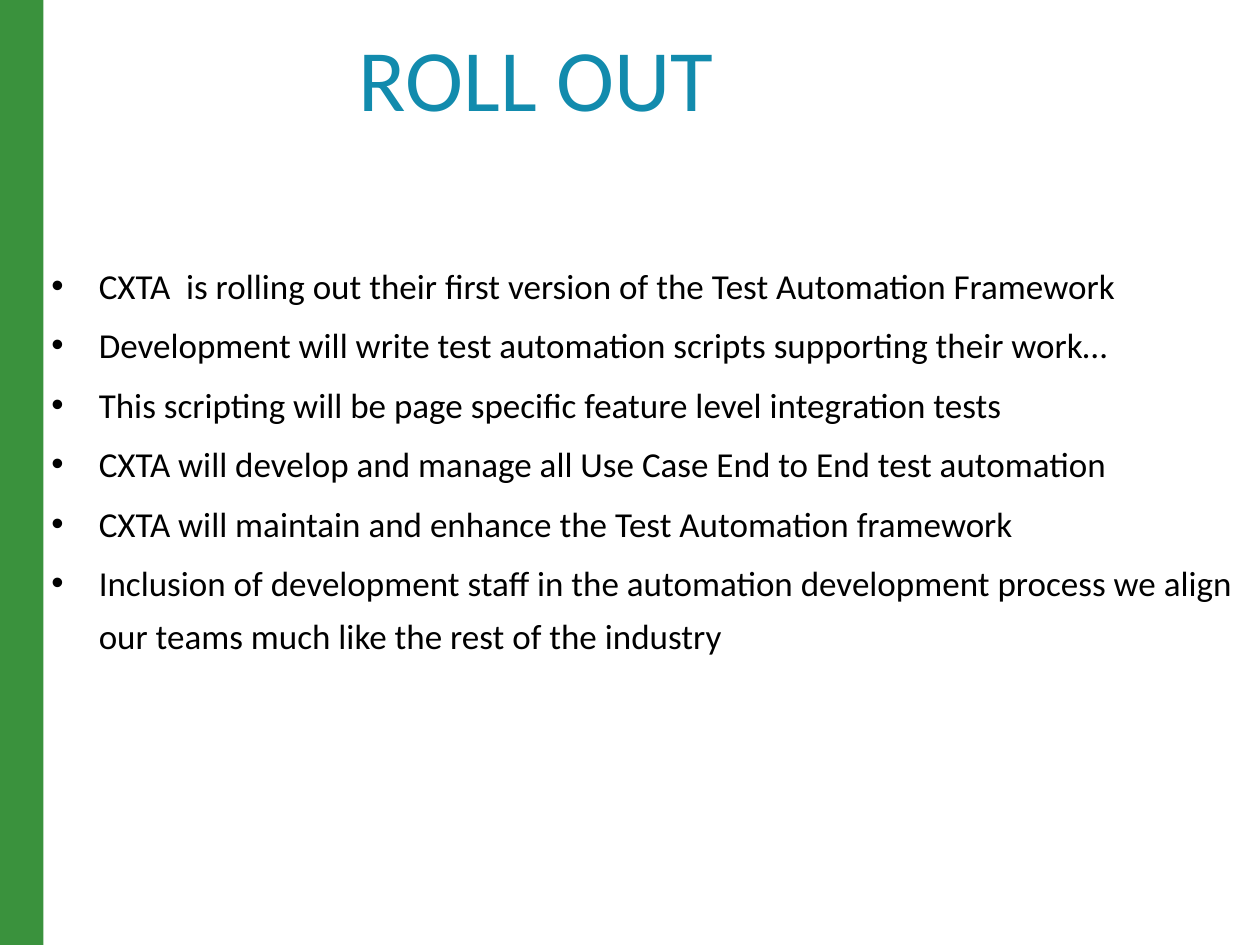
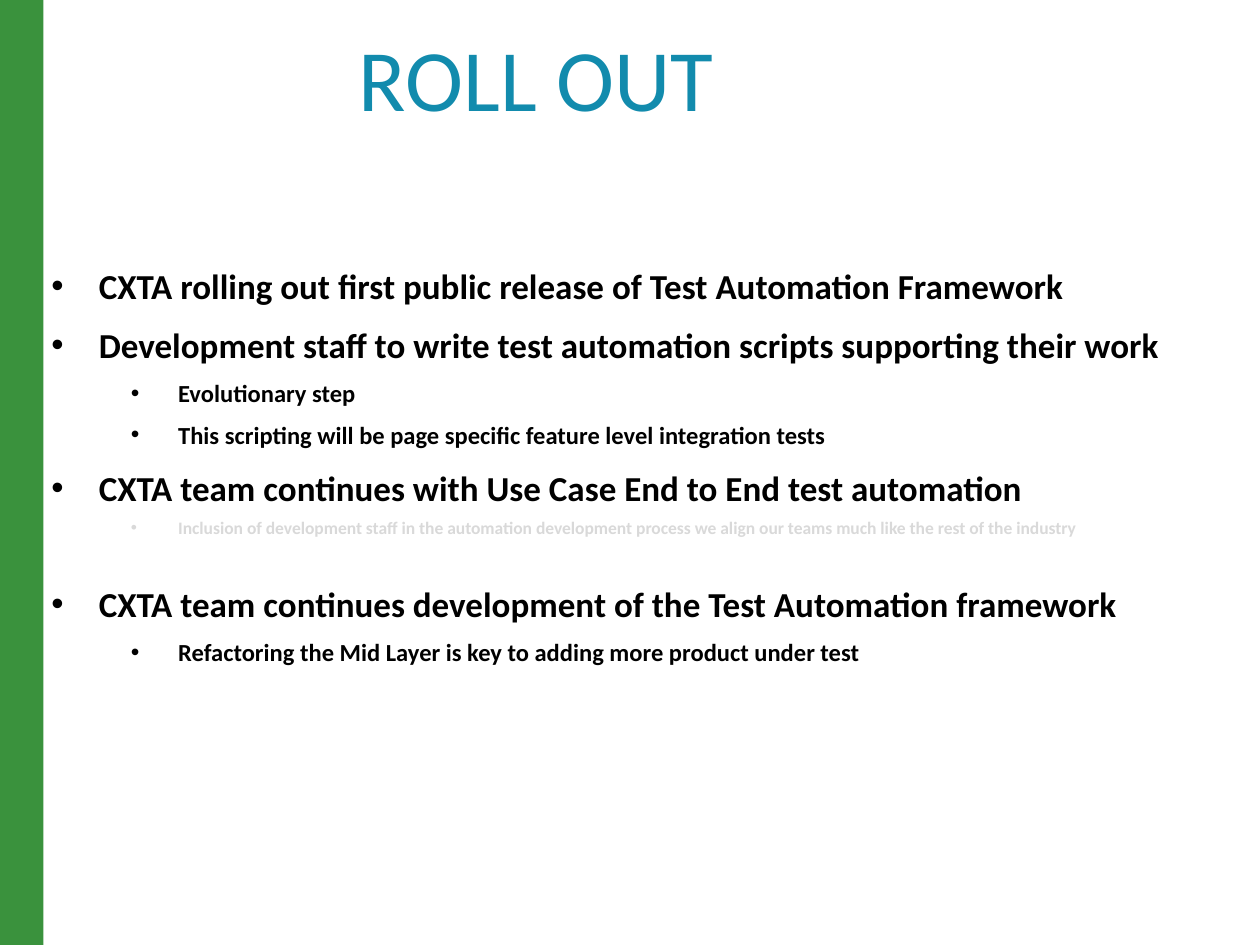
Before and after one commit to raghav9329/mainProf, a slide deck: slide 6 of CurrentWork_Delta/CX_StrategyPowerPoint.pptx. Drawn at 1260x945 pixels with LibreOffice and Linux fonts; fonts in the diff are those of the drawing. Boxes give left, top, right and bottom in pixels: in the first picture for what was removed or moved away, otherwise in the second. Text is boxed around its words. In the diff, an @@ line names an element or a change of style, - is before the commit and + after.

```diff
--- a/CurrentWork_Delta/CX_StrategyPowerPoint.pptx
+++ b/CurrentWork_Delta/CX_StrategyPowerPoint.pptx
@@ text at box(99, 274, 1158, 406): text changed; bold on @@
-• CXTA is rolling out their first version of the Test Automation Framework
-• Development will write test automation scripts supporting their work…
+• CXTA rolling out first public release of Test Automation Framework
+• Development staff to write test automation scripts supporting their work
+  • Evolutionary step
@@ text at box(178, 426, 1076, 539): size 20 to 14 pt in "This scripting will be page specific feature ..."; bold on in "This scripting will be page specific feature ...", "Inclusion of development staff in the automation ..."; size 20 to 10 pt, text colour #000000 to #D9D9D9 in "Inclusion of development staff in the automation ..."; list level 1 to 2 in "This scripting will be page ..."; list level 1 to 2 in "Inclusion of development staff in ..." @@
@@ text at box(99, 476, 1021, 502): text changed; bold on @@
-• CXTA will develop and manage all Use Case End to End test automation
-• CXTA will maintain and enhance the Test Automation framework
+• CXTA team continues with Use Case End to End test automation
@@ text at box(99, 592, 1116, 665): paragraphs added @@
+• CXTA team continues development of the Test Automation framework
+  • Refactoring the Mid Layer is key to adding more product under test
```
Also in this commit, not shown: 8 other slides changed, 1 other file.
